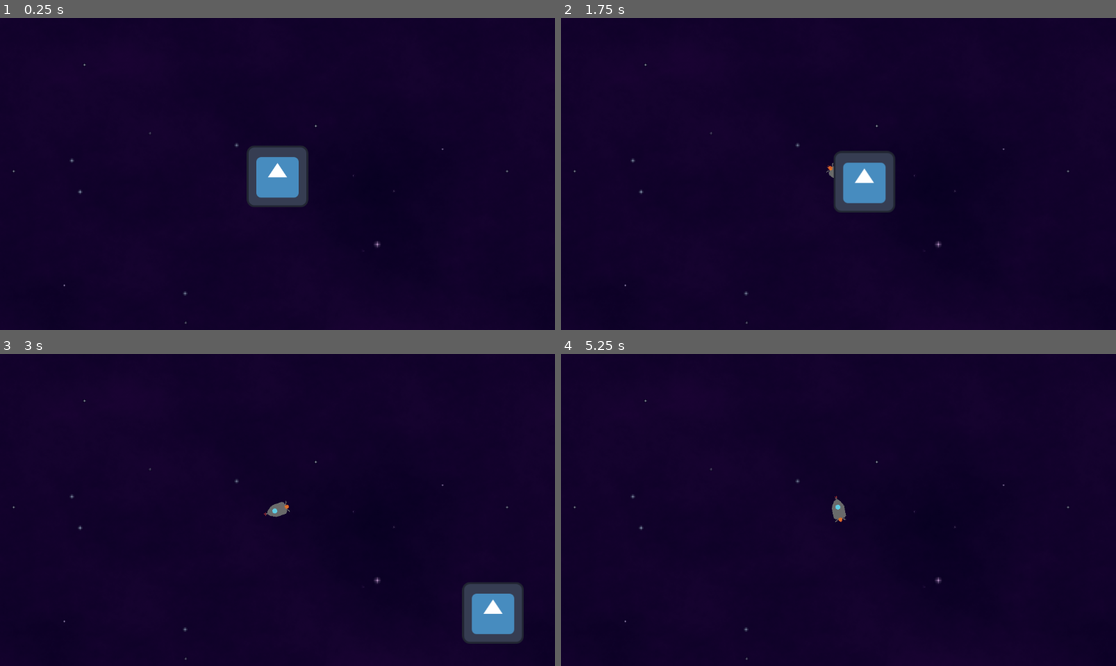
Above: before the commit, frames 1-4 (two rows, left to right).
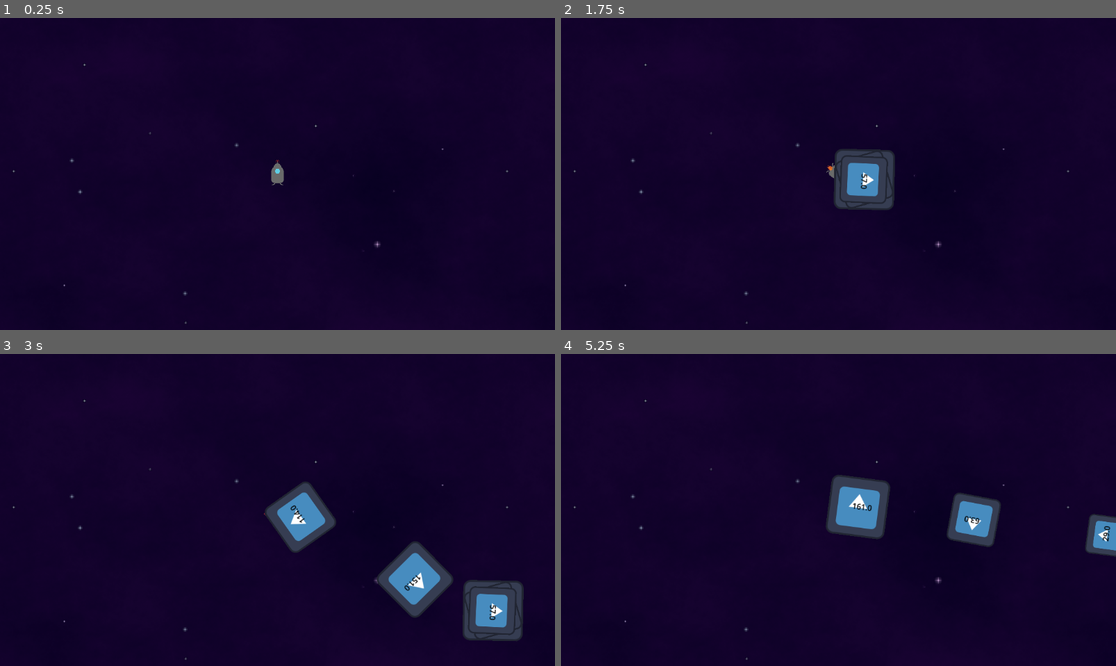
Above: after the commit, the same moments.

Repository: Shlok-Bhakta/UnlimitedLimitedSpace
Game: Godot game, scene res://scenes/game.tscn
Two runs of this game, one before a commit and one after it. Both use one fixed random seed, a clock stepped at 60 frames per second and the inputs below. The engine's default icon, where the game draws it, is replaced by a stand-in: a white triangle on a blue panel in a dark square.
Inputs:
- Up to frame 1 (0.25 s): no input
- Up to frame 2 (1.75 s): tap Enter at 0.5 s; hold D (rotate_right) 0.53-1.28 s; tap Space (fire, bound only after the commit) at 0.6, 1.25, 1.35 s; hold S (backward) from 1.28 s (still down)
- Up to frame 3 (3 s): release S (backward) at 2.03 s; hold D (rotate_right) 2.03-2.78 s; tap Space (fire, bound only after the commit) at 2.1, 2.85 s; hold W (forward) from 2.78 s (still down)
- Up to frame 4 (5.25 s): release W (forward) at 3.53 s; hold A (rotate_left) 3.53-5.03 s; tap Space (fire, bound only after the commit) at 3.6, 4.35, 5.1 s; hold S (backward) from 5.03 s (still down)

The runs differ from the first frame. In frame 1, 2.2% of the frame differs, in the area x 44-56%, y 40-61%; in frame 2, 1.0%; in frame 3, 4.6%, in the area x 47-95%, y 40-93%; in frame 4, 3.9%.

Commit message:
ship fire
ship now spawns random size icon (stars) when space bar is pressed

Diff:
--- a/project.godot
+++ b/project.godot
@@ -37,6 +37,11 @@
 "events": [Object(InputEventKey,"resource_local_to_scene":false,"resource_name":"","device":-1,"window_id":0,"alt_press …(192 unchanged characters)…
 ]
 }
+fire={
+"deadzone": 0.2,
+"events": [Object(InputEventKey,"resource_local_to_scene":false,"resource_name":"","device":-1,"window_id":0,"alt_pressed":false,"shift_pressed":false,"ctrl_pressed":false,"meta_pressed":false,"pressed":false,"keycode":0,"physical_keycode":32,"key_label":0,"unicode":32,"location":0,"echo":false,"script":null)
+]
+}
 
 [rendering]
 
--- a/scenes/game.tscn
+++ b/scenes/game.tscn
@@ -1,11 +1,10 @@
-[gd_scene load_steps=10 format=3 uid="uid://dpmh3w654mr7k"]
+[gd_scene load_steps=9 format=3 uid="uid://dpmh3w654mr7k"]
 
 [ext_resource type="PackedScene" uid="uid://dhx5ilfu2yke4" path="res://scenes/background.tscn" id="1_p57ef"]
+[ext_resource type="PackedScene" uid="uid://dvvycmh1tdk16" path="res://scenes/universe.tscn" id="2_iywne"]
 [ext_resource type="Texture2D" uid="uid://ctlq8qll1tkqd" path="res://assets/ShipMoving-Sheet.png" id="2_u5sy4"]
 [ext_resource type="Texture2D" uid="uid://ci5gf41v3wees" path="res://assets/ShipStill.png" id="3_gee14"]
 [ext_resource type="Script" uid="uid://bkalaj075i27h" path="res://scripts/ship.gd" id="4_0tnpc"]
-[ext_resource type="PackedScene" uid="uid://drg6e0gukk6c2" path="res://scenes/stars.tscn" id="5_vtaks"]
-[ext_resource type="Texture2D" uid="uid://db4deuwd5qpqn" path="res://assets/icon.svg" id="6_kvpfn"]
 
 [sub_resource type="AtlasTexture" id="AtlasTexture_kdubu"]
 atlas = ExtResource("2_u5sy4")
@@ -26,7 +25,7 @@
 }],
 "loop": true,
 "name": &"moving",
-"speed": 5.0
+"speed": 10.0
 }, {
 "frames": [{
 "duration": 1.0,
@@ -41,18 +40,18 @@
 
 [node name="ParallaxBackground" parent="." instance=ExtResource("1_p57ef")]
 
-[node name="SpaceShip" type="AnimatedSprite2D" parent="."]
+[node name="universe" parent="." instance=ExtResource("2_iywne")]
+
+[node name="SpaceShip" type="AnimatedSprite2D" parent="universe"]
 texture_filter = 1
 position = Vector2(0, -5)
 scale = Vector2(1, 1.20833)
 sprite_frames = SubResource("SpriteFrames_rj586")
 animation = &"moving"
+frame_progress = 0.892168
 script = ExtResource("4_0tnpc")
 
-[node name="Camera2D" type="Camera2D" parent="SpaceShip"]
+[node name="Camera2D" type="Camera2D" parent="universe/SpaceShip"]
 scale = Vector2(1.54864, 5.71165)
 
-[node name="CharacterBody2D" parent="." instance=ExtResource("5_vtaks")]
-
-[node name="Sprite2D" type="Sprite2D" parent="CharacterBody2D"]
-texture = ExtResource("6_kvpfn")
+[node name="Timer" type="Timer" parent="universe/SpaceShip"]
--- a/scenes/stars.tscn
+++ b/scenes/stars.tscn
@@ -1,3 +1,18 @@
-[gd_scene format=3 uid="uid://drg6e0gukk6c2"]
+[gd_scene load_steps=3 format=3 uid="uid://drg6e0gukk6c2"]
+
+[ext_resource type="Script" uid="uid://b57dabky2lj3h" path="res://scripts/stars.gd" id="1_rs5ub"]
+[ext_resource type="Texture2D" uid="uid://db4deuwd5qpqn" path="res://assets/icon.svg" id="1_ucpii"]
 
 [node name="CharacterBody2D" type="CharacterBody2D"]
+script = ExtResource("1_rs5ub")
+
+[node name="Sprite2D" type="Sprite2D" parent="."]
+scale = Vector2(0.2, 0.2)
+texture = ExtResource("1_ucpii")
+
+[node name="Label" type="Label" parent="."]
+offset_left = -12.0
+offset_top = -13.0
+offset_right = 12.0
+offset_bottom = 12.0
+theme_override_colors/font_color = Color(0, 0, 0, 1)
--- /dev/null
+++ b/scenes/universe.tscn
@@ -0,0 +1,3 @@
+[gd_scene format=3 uid="uid://dvvycmh1tdk16"]
+
+[node name="universe" type="Node2D"]
--- a/scripts/rigid_body_2d.gd
+++ /dev/null
@@ -1,10 +0,0 @@
-extends RigidBody2D
-
-# Called when the node enters the scene tree for the first time.
-func _ready() -> void:
-	pass
-
-
-# Called every frame. 'delta' is the elapsed time since the previous frame.
-func _process(delta: float) -> void:
-	pass
--- a/scripts/ship.gd
+++ b/scripts/ship.gd
@@ -1,4 +1,7 @@
 extends AnimatedSprite2D
+
+const STARS = preload("res://scenes/stars.tscn")
+@onready var timer: Timer = $Timer
 
 @export var move_acceleration: float = 600.0      # Movement force
 @export var max_speed: float = 400.0              # Maximum linear speed
@@ -47,5 +50,13 @@
 		play("moving", 2)
 	else:
 		play("still")
+
+	if Input.is_action_just_pressed("fire"):
+		var new_star = STARS.instantiate()
+		new_star.instantiate(randi_range(1, 200), Vector2.from_angle(self.global_rotation_degrees))
+		self.get_parent().add_child(new_star)
+		new_star.global_position = self.global_position
+		new_star.global_rotation_degrees = self.global_rotation_degrees
+
 	velocity = velocity.move_toward(Vector2.ZERO, friction * delta)
 	position += velocity * delta
--- /dev/null
+++ b/scripts/stars.gd
@@ -0,0 +1,24 @@
+extends CharacterBody2D
+@onready var sprite_2d: Sprite2D = $Sprite2D
+@onready var label: Label = $Label
+
+var M: float = 1
+var V: Vector2 = Vector2.ZERO
+
+func instantiate(mass: float, velocity: Vector2):
+	M = mass
+	V = velocity
+	call_deferred('_apply_scale')
+
+func _apply_scale():
+	var min_mass = 1.0
+	var max_mass = 200.0
+	var max_scale = 5.0
+
+	var scale_factor = log(M + 1.0) / log(max_mass + 1.0) * max_scale
+
+	sprite_2d.scale *= scale_factor
+	label.text = str(M)
+
+func _physics_process(delta: float) -> void:
+	pass
Renamed: scripts/rigid_body_2d.gd.uid -> scripts/stars.gd.uid
